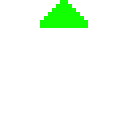
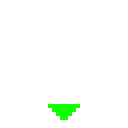
Layer changes from the first 128x128 image to the second:
painted on "Layer 1" over 40, 0, 88, 120
